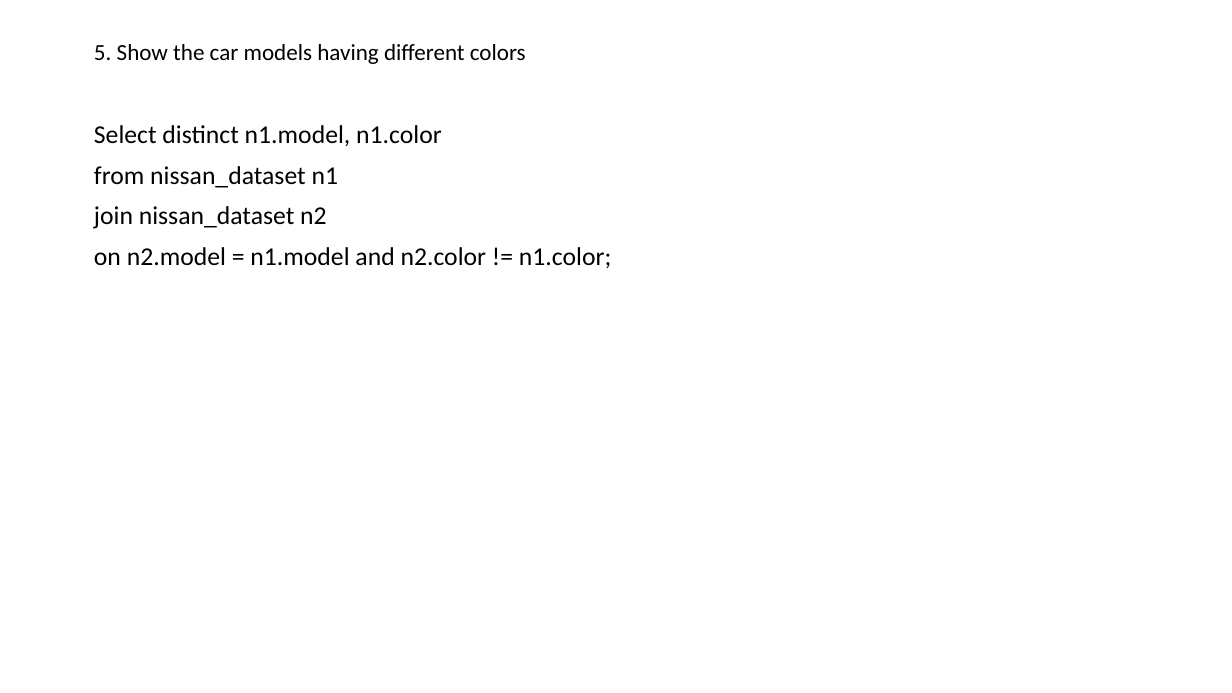
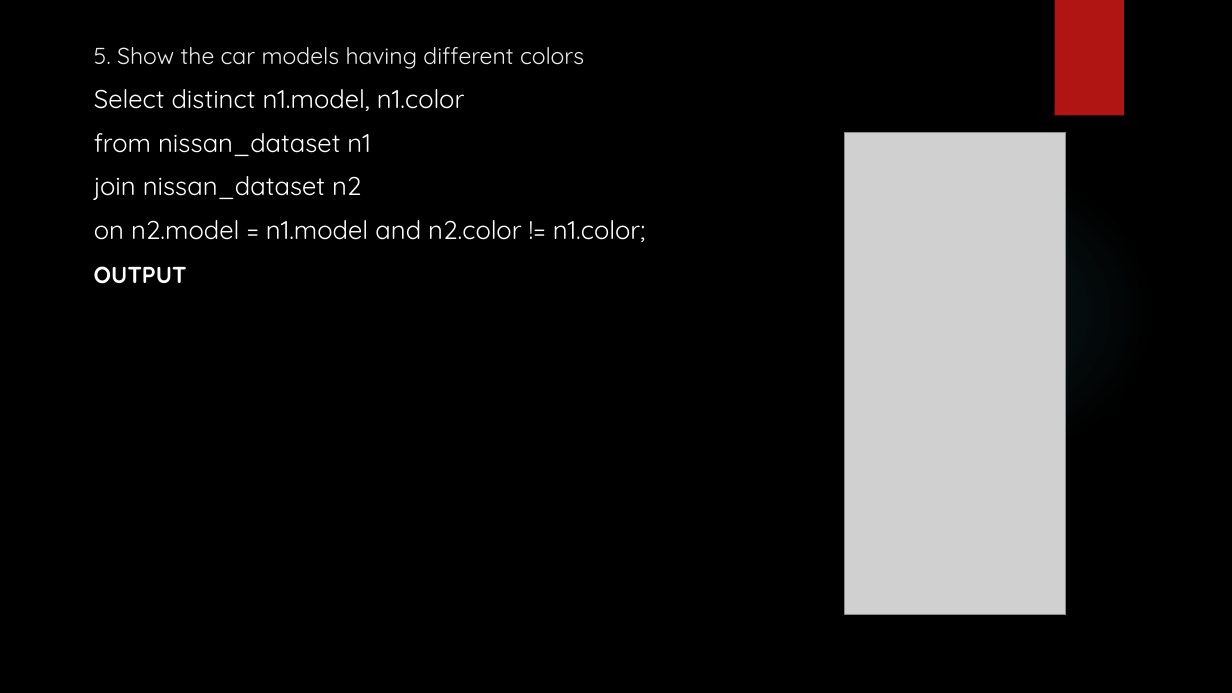
Before and after one commit to Tejashri554/SQL-Project, a slide deck: slide 7 of MiniProject.pptx. Drawn at 1232x693 pixels with LibreOffice and Linux fonts; fonts in the diff are those of the drawing; grey boxes stand for pictures; background and template pictures are left out. Boxes give left, top, right and bottom in pixels: in the first picture for what was removed or moved away, otherwise in the second. Text is boxed around its words. In the diff, an @@ line names an element or a change of style, - is before the commit and + after.

```diff
--- a/MiniProject.pptx
+++ b/MiniProject.pptx
@@ background #FFFFFF to picture (left out) @@
@@ rectangle added at (1055, 0, 1124, 116), fill #B01513 @@
@@ title "5. Show the car models ..." at (94, 47, 584, 69): font Calibri to Quicksand, text colour #000000 to #EBEBEB; line spacing 0.9 to 1; vertical alignment middle to top @@
@@ text "Select distinct n1.model, n1.color": place and size @@
-text "Select distinct n1.model, n1.color" at (94, 125, 611, 268)
+text "Select distinct n1.model, n1.color" at (94, 89, 646, 242)
@@ text "Select distinct n1.model, n1.color" at (94, 89, 646, 242): font Calibri to Quicksand, text colour #000000 to #FFFFFF; line spacing 0.9 to 1 @@
@@ picture added at (845, 132, 1066, 615) @@
@@ ellipse added at (870, 169, 1154, 454), fill gradient #50B9C1 @@
@@ text added at (94, 266, 187, 284), 18 pt, text #FFFFFF, bold @@
+OUTPUT
```
Also in this commit, not shown: 11 other slides changed, 4 slides added, 3 slides removed.
